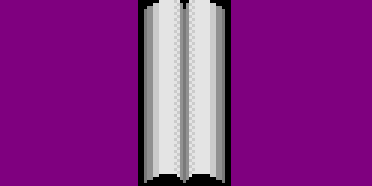
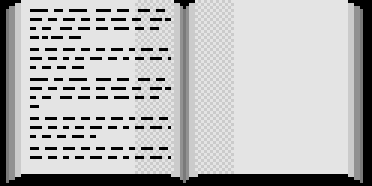
Layers edited between the first and the second 372 x 186 image:
added layer "New Layer copy#1" above "New Layer copy" over [0, 0, 372, 186]
added layer "New Layer copy" above "New Layer" over [0, 0, 372, 186]
showed "New Layer", painted on it over [0, 0, 372, 186]
showed "New Layer#3" over [0, 0, 372, 186]
showed "New Layer#2" over [0, 0, 372, 186]
